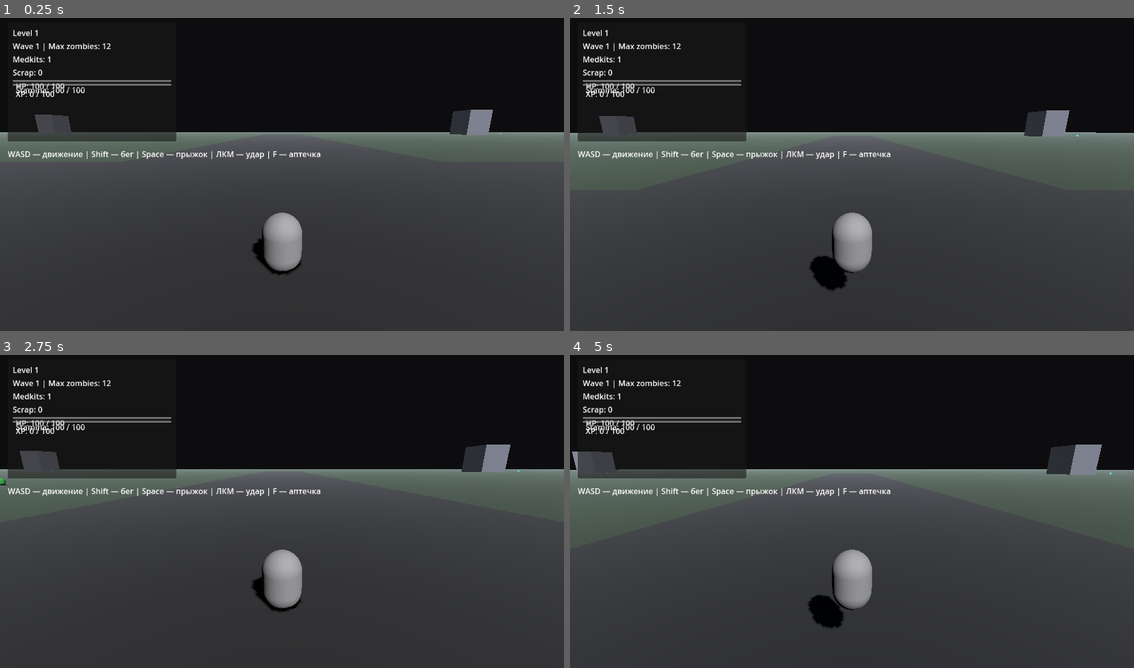
Above: before the commit, frames 1-4 (two rows, left to right).
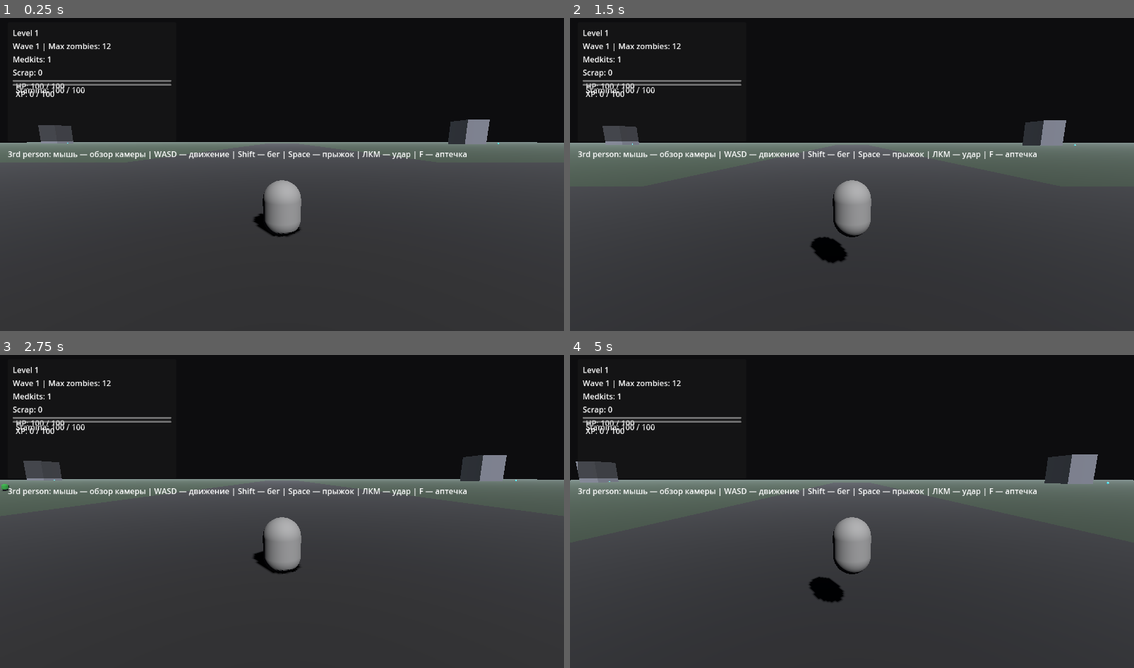
Above: after the commit, the same moments.

Repository: BreadnautKing/BreadnautKing
Game: Godot game, scene res://scenes/Main.tscn
Two runs of this game, one before a commit and one after it. Both use one fixed random seed, a clock stepped at 60 frames per second and the inputs below.
Inputs (mouse positions are in pixels of both pictures, inside the frame that each line leads up to):
- Up to frame 1 (0.25 s): no input
- Up to frame 2 (1.5 s): tap Enter at 0.5 s; move the mouse to (880, 171) at 0.52 s; press the mouse at (880, 171) at 0.53 s; hold W (move_forward) from 0.53 s (still down); tap Space (jump) at 0.77 s; move the mouse to (823, 174) at 1.27 s; release the mouse at (823, 174) at 1.28 s; tap F (heal_item) at 1.35 s; click (823, 174) at 1.42 s
- Up to frame 3 (2.75 s): keep holding W (move_forward); tap Space (jump) at 1.52 s; move the mouse to (293, 505) at 2.02 s; press the mouse at (293, 505) at 2.03 s
- Up to frame 4 (5 s): keep holding W (move_forward); move the mouse to (846, 514) at 2.77 s; release the mouse at (846, 514) at 2.78 s; tap F (heal_item) at 2.85, 4.35 s; click (846, 514) at 2.92 s; tap Space (jump) at 3.02, 3.77, 4.52 s; move the mouse to (891, 514) at 3.52 s; press the mouse at (891, 514) at 3.53 s; move the mouse to (806, 505) at 4.27 s; release the mouse at (806, 505) at 4.28 s; click (806, 505) at 4.42 s

The runs differ from the first frame. In frame 1, 7.2% of the frame differs, in the area x 0-100%, y 29-83%; in frame 2, 7.7%; in frame 3, 7.2%; in frame 4, 7.8%, in the area x 0-100%, y 28-88%.

Commit message:
Enforce third-person camera mode with spring arm and controls

Diff:
--- a/scenes/Main.tscn
+++ b/scenes/Main.tscn
@@ -243,4 +243,4 @@
 offset_top = 274.0
 offset_right = 1220.0
 offset_bottom = 340.0
-text = "WASD — движение | Shift — бег | Space — прыжок | ЛКМ — удар | F — аптечка"
+text = "3rd person: мышь — обзор камеры | WASD — движение | Shift — бег | Space — прыжок | ЛКМ — удар | F — аптечка"
--- a/scenes/Player.tscn
+++ b/scenes/Player.tscn
@@ -25,9 +25,13 @@
 [node name="CameraPivot" type="Node3D" parent="."]
 position = Vector3(0, 1.4, 0)
 
-[node name="Camera3D" type="Camera3D" parent="CameraPivot"]
-position = Vector3(0, 0.8, 3.8)
-rotation = Vector3(-0.2, 0, 0)
+[node name="SpringArm3D" type="SpringArm3D" parent="CameraPivot"]
+spring_length = 4.2
+collision_mask = 1
+
+[node name="Camera3D" type="Camera3D" parent="CameraPivot/SpringArm3D"]
+position = Vector3(0, 0.5, 0)
+rotation = Vector3(-0.15, 0, 0)
 current = true
 
 [node name="AttackArea" type="Area3D" parent="."]
--- a/scripts/hud.gd
+++ b/scripts/hud.gd
@@ -23,7 +23,7 @@
 	if main_node and main_node.has_signal("wave_changed"):
 		main_node.wave_changed.connect(_on_wave_changed)
 
-	hint_label.text = "WASD — движение | Shift — бег | Space — прыжок | ЛКМ — удар | F — аптечка"
+	hint_label.text = "3rd person: мышь — обзор камеры | WASD — движение | Shift — бег | Space — прыжок | ЛКМ — удар | F — аптечка"
 
 func _on_player_stats_changed(data: Dictionary) -> void:
 	health_bar.max_value = data.max_health
--- a/scripts/player.gd
+++ b/scripts/player.gd
@@ -16,6 +16,9 @@
 @export var sprint_stamina_cost_per_sec: float = 18.0
 @export var attack_stamina_cost: float = 22.0
 @export var medkit_heal_amount: int = 45
+@export var mouse_sensitivity: float = 0.003
+@export var min_pitch_degrees: float = -55.0
+@export var max_pitch_degrees: float = 65.0
 
 var health: int
 var stamina: float
@@ -42,10 +45,18 @@
 	_emit_stats_changed()
 
 func _unhandled_input(event: InputEvent) -> void:
-	if event is InputEventMouseMotion:
-		rotate_y(-event.relative.x * 0.003)
-		camera_pivot.rotate_x(-event.relative.y * 0.003)
-		camera_pivot.rotation.x = clamp(camera_pivot.rotation.x, deg_to_rad(-55), deg_to_rad(65))
+	if event is InputEventMouseMotion and Input.mouse_mode == Input.MOUSE_MODE_CAPTURED:
+		rotate_y(-event.relative.x * mouse_sensitivity)
+		camera_pivot.rotate_x(-event.relative.y * mouse_sensitivity)
+		camera_pivot.rotation.x = clamp(
+			camera_pivot.rotation.x,
+			deg_to_rad(min_pitch_degrees),
+			deg_to_rad(max_pitch_degrees)
+		)
+
+	if event is InputEventMouseButton and event.pressed and event.button_index == MOUSE_BUTTON_LEFT:
+		if Input.mouse_mode != Input.MOUSE_MODE_CAPTURED:
+			Input.mouse_mode = Input.MOUSE_MODE_CAPTURED
 
 	if event.is_action_pressed("attack"):
 		_attack()
Not shown, changed: README.md
